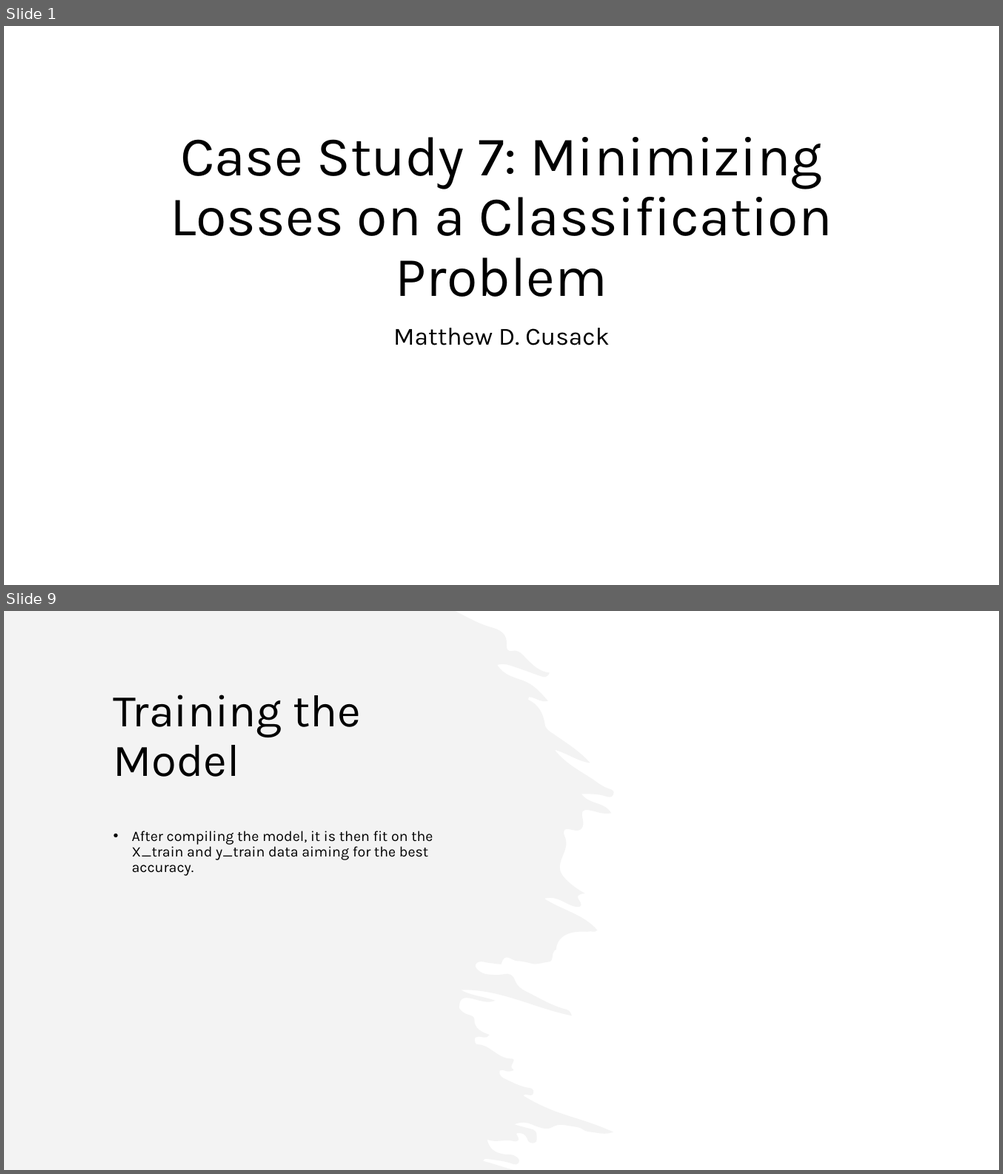
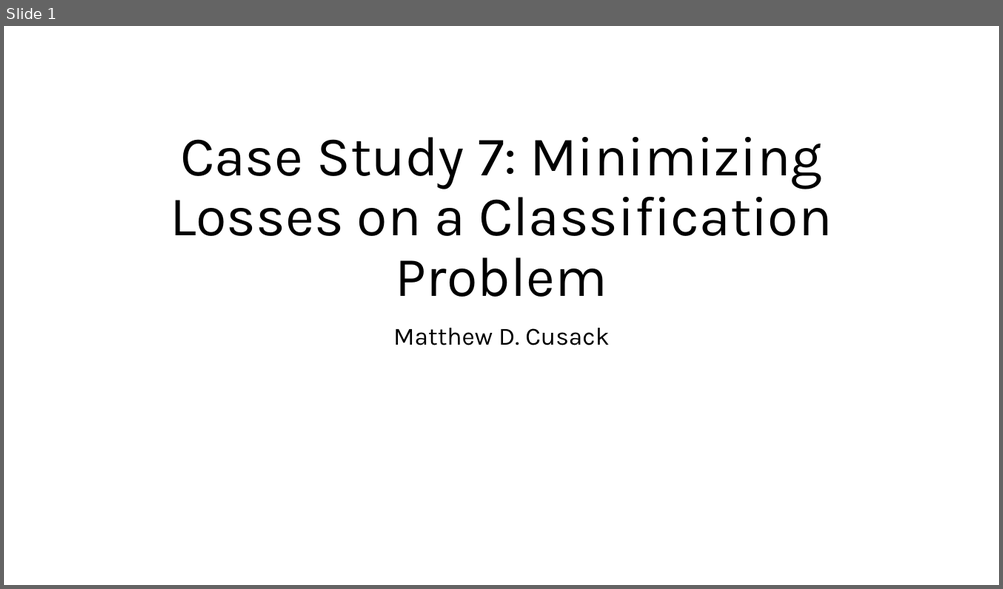
Before and after one commit to Mcusac/Case-Study-X, a slide deck: Cusack_Matthew_CaseStudy7.pptx. Shown one above the other, each under a label of ours: slides 1 and 9 before the commit, slide 1 after it; the slides between them are not shown. The pictures are 1003x1174 and 1003x589 pixels, drawn with LibreOffice and Linux fonts; fonts in the diff are those of the drawing. Boxes give left, top, right and bottom in pixels: in the first picture for what was removed or moved away, otherwise in the second. Text is boxed around its words. In the diff, an @@ line names an element or a change of style, - is before the commit and + after.

```diff
--- a/Cusack_Matthew_CaseStudy7.pptx
+++ b/Cusack_Matthew_CaseStudy7.pptx
@@ slide 9 removed at [4,611,999,1170], background #FFFFFF @@
@@ freeform shape removed at [4,611,614,1170] @@
@@ title removed at [114,695,361,777] @@
-Training the Model
@@ text removed at [132,831,432,876] @@
-• After compiling the model, it is then fit on the X_train and y_train data aiming for the best accuracy.
```
Also in this commit, not shown: 10 slides changed, 6 slides added, 2 other slides removed, 15 other files.
